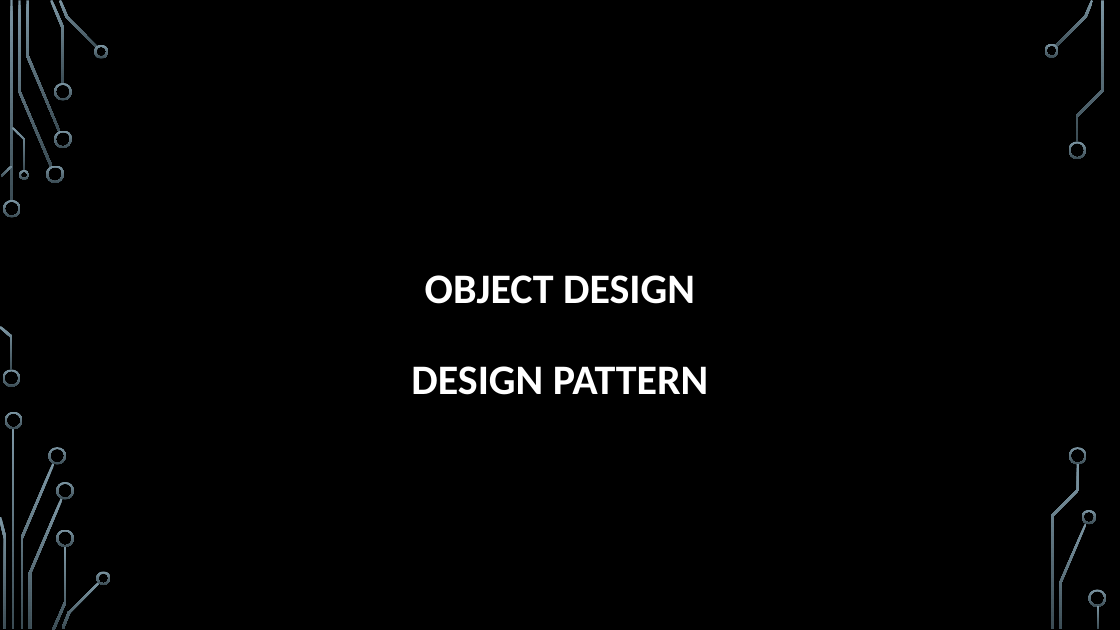
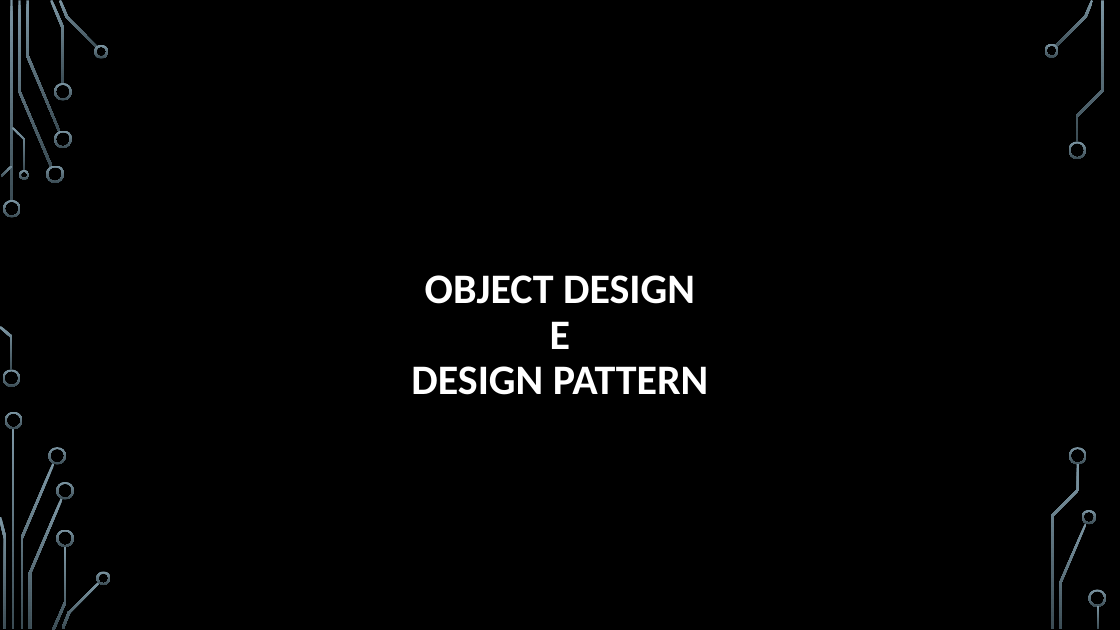
Before and after one commit to GiulianoVan/Progetto_Ingegneria, a slide deck: slide 8 of Documentazione/Presentazione Ingegneria/Progetto Ingegneria del Software 2017.pptx. Drawn at 1120x630 pixels with LibreOffice and Linux fonts; fonts in the diff are those of the drawing; background and template pictures are left out. Boxes give left, top, right and bottom in pixels: in the first picture for what was removed or moved away, otherwise in the second. Text is boxed around its words. In the diff, an @@ line names an element or a change of style, - is before the commit and + after.

```diff
--- a/Documentazione/Presentazione Ingegneria/Progetto Ingegneria del Software 2017.pptx
+++ b/Documentazione/Presentazione Ingegneria/Progetto Ingegneria del Software 2017.pptx
@@ title at [411,275,708,395]: text changed @@
-OBJECT DESIGN
-DESIGN PATTERN
+OBJECT DESIGN
+E
+DESIGN PATTERN
```
Also in this commit, not shown: 5 other slides changed, 5 slides added, 2 slides removed, 6 other files.
